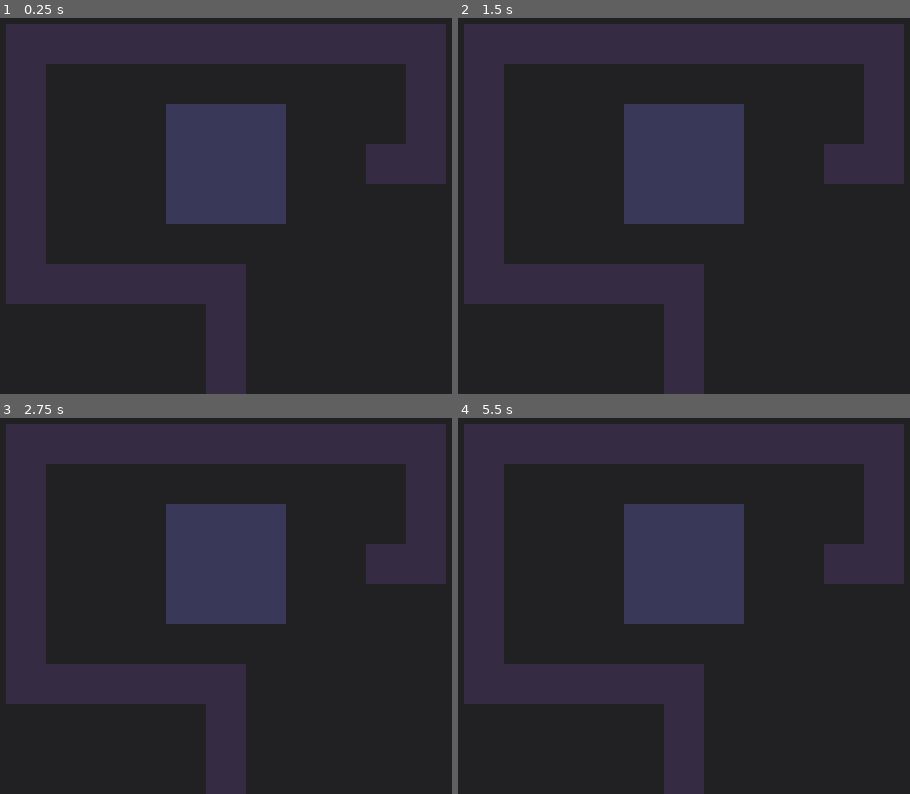
Above: before the commit, frames 1-4 (two rows, left to right).
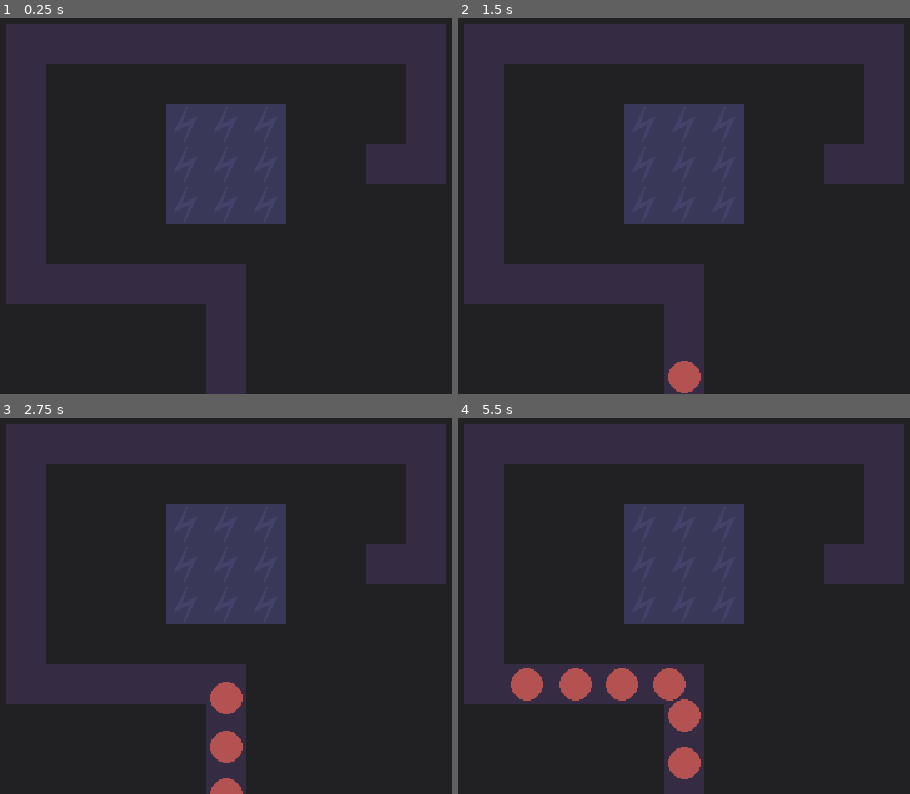
Above: after the commit, the same moments.

Repository: JeppeLindberg/tavern_game_jam_a24
Game: Godot game, scene res://scenes/main.tscn
The game is run twice, just before and just after one commit, with the same random seed, the same clock (stepped at 60 frames per second) and the same inputs.
Inputs:
- Up to frame 1 (0.25 s): no input
- Up to frame 2 (1.5 s): tap Enter at 0.5 s
- Up to frame 3 (2.75 s): no input
- Up to frame 4 (5.5 s): no input

The runs differ from the first frame. In frame 2, 0.5% of the frame differs, in the area x 46-54%, y 91-100%; in frame 3, 1.2%; in frame 4, 2.9%, in the area x 11-54%, y 66-97%.

Commit message:
progress

Diff:
--- /dev/null
+++ b/atlas.tres
@@ -0,0 +1,6 @@
+[gd_resource type="AtlasTexture" load_steps=2 format=3 uid="uid://dhlnb0draj252"]
+
+[ext_resource type="Texture2D" uid="uid://bf54vlicfi4vn" path="res://sprites/map.png" id="1_w0n6u"]
+
+[resource]
+atlas = ExtResource("1_w0n6u")
--- /dev/null
+++ b/prefabs/enemy.tscn
@@ -0,0 +1,16 @@
+[gd_scene load_steps=4 format=3 uid="uid://damcrpw8xfy6u"]
+
+[ext_resource type="Script" path="res://scripts/enemy.gd" id="1_35x46"]
+[ext_resource type="Texture2D" uid="uid://bf54vlicfi4vn" path="res://sprites/map.png" id="1_g0f50"]
+[ext_resource type="PackedScene" uid="uid://g1qrt0av6blw" path="res://prefabs/follow.tscn" id="2_jjbae"]
+
+[node name="enemy" type="Node2D"]
+script = ExtResource("1_35x46")
+speed = 50.0
+path_follow = ExtResource("2_jjbae")
+
+[node name="sprite" type="Sprite2D" parent="."]
+texture = ExtResource("1_g0f50")
+region_enabled = true
+region_rect = Rect2(32, 288, 32, 32)
+region_filter_clip_enabled = true
--- /dev/null
+++ b/prefabs/follow.tscn
@@ -0,0 +1,6 @@
+[gd_scene format=3 uid="uid://g1qrt0av6blw"]
+
+[node name="follow" type="PathFollow2D"]
+position = Vector2(334, 384)
+rotation = -1.57989
+rotates = false
--- /dev/null
+++ b/prefabs/powered_node.tscn
@@ -0,0 +1,11 @@
+[gd_scene load_steps=2 format=3 uid="uid://cqwb8ofia7hjd"]
+
+[ext_resource type="Texture2D" uid="uid://bf54vlicfi4vn" path="res://sprites/map.png" id="1_8ukc0"]
+
+[node name="powered_node" type="Node2D"]
+
+[node name="sprite" type="Sprite2D" parent="."]
+texture = ExtResource("1_8ukc0")
+region_enabled = true
+region_rect = Rect2(32, 224, 32, 32)
+region_filter_clip_enabled = true
--- a/scenes/main.tscn
+++ b/scenes/main.tscn
@@ -1,19 +1,32 @@
-[gd_scene load_steps=3 format=4 uid="uid://d20di8qihq3kr"]
+[gd_scene load_steps=8 format=4 uid="uid://d20di8qihq3kr"]
 
 [ext_resource type="TileSet" uid="uid://c7erlb2ig5mgi" path="res://tileset.tres" id="1_88jxe"]
+[ext_resource type="Script" path="res://scripts/main.gd" id="1_pygd1"]
+[ext_resource type="PackedScene" uid="uid://damcrpw8xfy6u" path="res://prefabs/enemy.tscn" id="2_pr7xw"]
+[ext_resource type="Script" path="res://scripts/tiles.gd" id="3_u7amg"]
+[ext_resource type="PackedScene" uid="uid://cqwb8ofia7hjd" path="res://prefabs/powered_node.tscn" id="4_dvv0h"]
+[ext_resource type="Script" path="res://scripts/path.gd" id="4_yvfx1"]
 
 [sub_resource type="Curve2D" id="Curve2D_i4qol"]
 bake_interval = 1.0
 _data = {
-"points": PackedVector2Array(0, 0, 0, 0, 334, 384, 0, 0, 0, 0, 333, 274, 0, 0, 0, 0, 177, 271, 0, 0, 0, 0, 174, 80, 0, 0, 0, 0, 494, 80, 0, 0, 0, 0, 494, 178, 0, 0, 0, 0, 447, 178)
+"points": PackedVector2Array(0, 0, 0, 0, 336, 384, 0, 0, 0, 0, 336, 272, 0, 0, 0, 0, 176, 272, 0, 0, 0, 0, 176, 80, 0, 0, 0, 0, 496, 80, 0, 0, 0, 0, 496, 176, 0, 0, 0, 0, 447, 176)
 }
 point_count = 7
 
 [node name="main" type="Node2D"]
+script = ExtResource("1_pygd1")
+enemy_prefab = ExtResource("2_pr7xw")
 
 [node name="bottom" type="TileMapLayer" parent="."]
 tile_map_data = PackedByteArray("AAAAAAAAAAABAAAAAAAAAAEAAAABAAAAAAAAAAIAAAABAAAAAAAAAAMAAAABAAAAAAAAAAQAAAABAAAAAAAAAA …(3760 unchanged characters)…
 tile_set = ExtResource("1_88jxe")
 
+[node name="tiles" type="Node2D" parent="."]
+script = ExtResource("3_u7amg")
+powered_node = ExtResource("4_dvv0h")
+
 [node name="path" type="Path2D" parent="."]
 curve = SubResource("Curve2D_i4qol")
+script = ExtResource("4_yvfx1")
+time_between_spawns = 0.75
--- /dev/null
+++ b/scripts/enemy.gd
@@ -0,0 +1,31 @@
+extends Node2D
+
+
+@onready var path:Path2D = get_node('/root/main/path')
+@onready var main:Node2D = get_node('/root/main')
+
+@export var speed: float = 10
+@export var path_follow: PackedScene
+
+var follow:PathFollow2D
+var spawn_delay:float
+
+
+# Called when the node enters the scene tree for the first time.
+func _ready() -> void:
+	follow = main.create_node(path_follow, path)
+	follow.progress = 0;
+	reparent(follow, false)
+	spawn_delay = path.get_next_spawn() - main.curr_secs()
+
+# Called every frame. 'delta' is the elapsed time since the previous frame.
+func _process(delta: float) -> void:
+	if spawn_delay > 0:
+		spawn_delay -= delta
+		if spawn_delay < 0:
+			delta += spawn_delay
+		else:
+			return
+
+	if not follow == null:
+		follow.progress += delta * speed;
--- /dev/null
+++ b/scripts/main.gd
@@ -0,0 +1,42 @@
+extends Node2D
+
+@onready var tiles:Node2D = get_node('/root/main/tiles')
+
+@export var enemy_prefab: PackedScene
+
+var _curr_secs:float
+
+func _ready() -> void:
+	create_node(enemy_prefab, self)
+	create_node(enemy_prefab, self)
+	create_node(enemy_prefab, self)
+	create_node(enemy_prefab, self)
+	create_node(enemy_prefab, self)
+	create_node(enemy_prefab, self)
+	tiles.recalc_tiles()
+
+func _process(_delta: float) -> void:
+	_curr_secs = float(Time.get_ticks_msec()) / 1000.0;
+
+func create_node(prefab, parent):
+	var new_node = prefab.instantiate()
+	parent.add_child(new_node)
+	new_node.position = Vector2.ZERO;
+	return new_node
+
+func curr_secs():
+	return _curr_secs;
+
+var _result
+
+func get_tilemap_children() -> Array:
+	_result = []
+	_get_tilemap_children_recursive(self)
+	return _result
+
+func _get_tilemap_children_recursive(node):
+	for child in node.get_children():
+		if child is TileMapLayer:
+			_result.append(child)
+
+		_get_tilemap_children_recursive(child)
--- /dev/null
+++ b/scripts/path.gd
@@ -0,0 +1,15 @@
+extends Path2D
+
+@onready var main:Node2D = get_node('/root/main')
+
+@export var time_between_spawns: float
+
+var next_spawn: float
+
+func get_next_spawn() -> float:
+	if next_spawn < main.curr_secs():
+		next_spawn = main.curr_secs()
+	else:
+		next_spawn += time_between_spawns
+
+	return(next_spawn)
--- /dev/null
+++ b/scripts/tiles.gd
@@ -0,0 +1,17 @@
+extends Node2D
+
+@onready var main:Node2D = get_node('/root/main')
+
+@export var powered_node: PackedScene
+
+
+func recalc_tiles():
+	var tilemaps = main.get_tilemap_children()
+
+	for tilemap in tilemaps:
+		for cell in tilemap.get_used_cells():
+			var tile_data:TileData = tilemap.get_cell_tile_data(cell)
+			var tile_type = tile_data.get_custom_data('type')
+			if tile_type == 'powered':
+				var new_node = main.create_node(powered_node, self)
+				new_node.global_position = tilemap.to_global(tilemap.map_to_local(cell))
--- a/tileset.tres
+++ b/tileset.tres
@@ -18,7 +18,7 @@
 0:10/0 = 0
 1:0/0 = 0
 2:0/0 = 0
-2:0/0/custom_data_0 = "powered_tile"
+2:0/0/custom_data_0 = "powered"
 3:0/0 = 0
 4:0/0 = 0
 5:0/0 = 0
Binary file changed: asesprite/map.aseprite
Binary file changed: sprites/map.png
Not shown, changed: .gitignore
